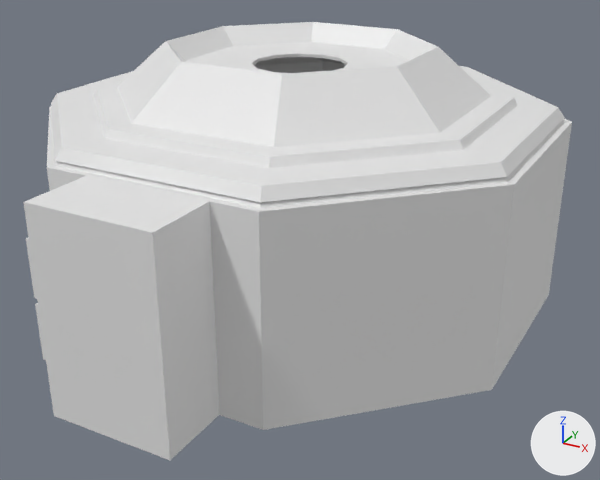
The FBX model Models/FBX/FBX_SS_Module4_6x6_Coll.fbx: old version first, new version second.
Rendered twice from a 50 mm lens placed at (5.22, -9.48, 5.41), pointed at (0.26, -0.47, 0.91). Lighting does not change. The marker at lower right points along +X, +Y and +Z. Where no turn or scale is listed for an object, it has been applied to the vertices. Vertices at the same position are counted once.

Names of what the first picture shows: 'Module1_6x6_Coll.001'.
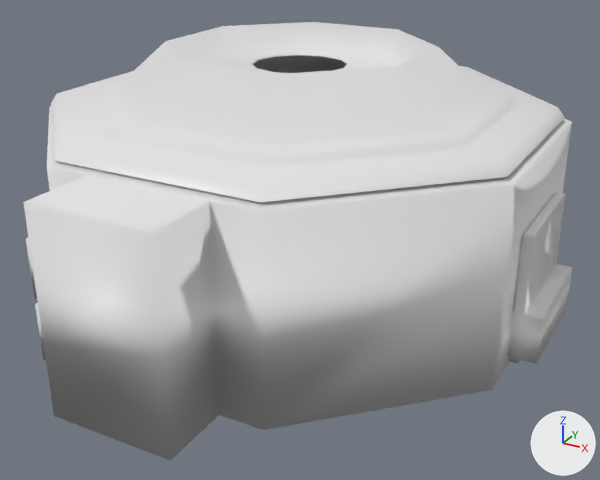
What differs and where, as boxes (x1, y1, x2, y2) in the pictures (600 x 480 px):
'Module1_6x6_Coll.001', reshaped: before (23, 22, 572, 460); after (23, 22, 573, 460)
part 1 of me_cylinder_010, built on: before (259, 123, 572, 430); after (259, 123, 573, 430)

Edits to the bpy script that builds the scene:
```text
Change me_cylinder_010:
    used by ob_module1_6x6_coll_001; location = (0.0, 0.0, 0.0)
    remove me_cylinder_010.from_pydata(...)  # 273 vertices, 266 faces; spans x -3.72..3.26, y -4.14..3.65, z -0.04..3.42
    add me_cylinder_010.from_pydata(...)  # 299 vertices, 291 faces; spans x -3.72..3.61, y -4.14..3.65, z -0.04..3.42
    me_cylinder_010 part 1
    2 faces are deleted
    14 vertices are added at x 3.26..3.61, y -1.35..1.35, z 0.09..1.73
    12 new vertices lie (0.0, 1.56, 0.0) away from vertices in x 3.26..3.61, y -0.78, z 0.09..1.73
    27 new faces join them
    me_cylinder_010 part 2: the surface is now shaded smooth
```
